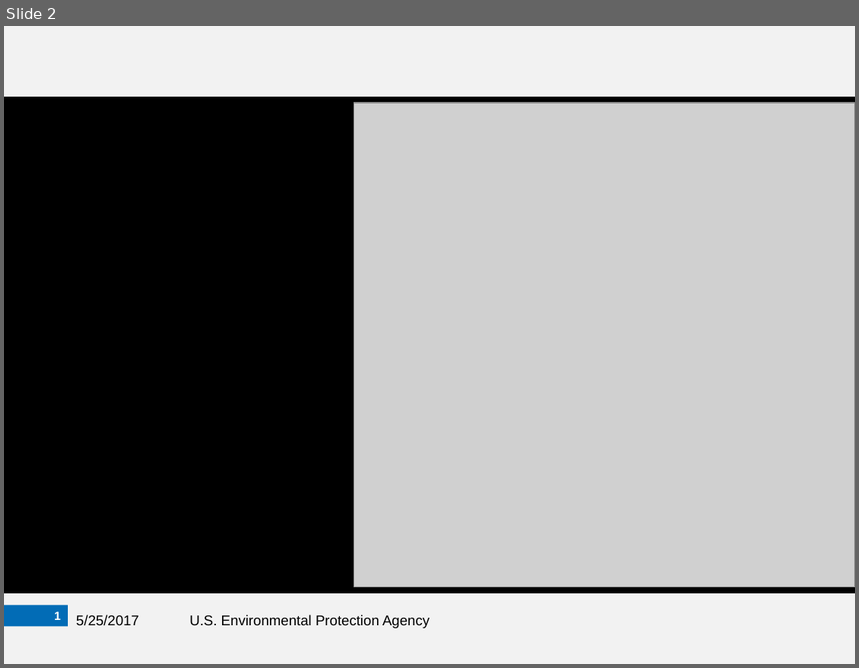
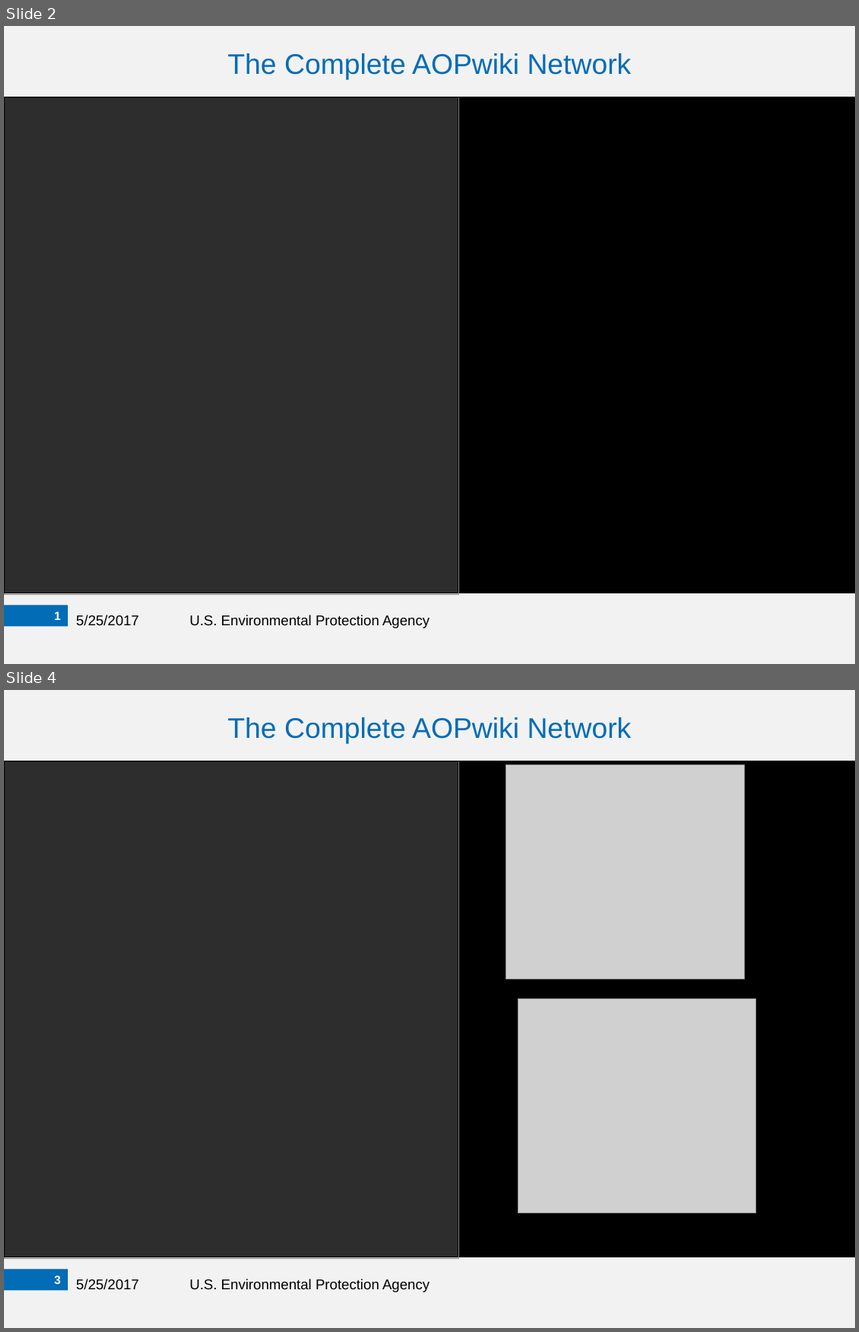
Before and after one commit to npollesch/AOPWiki, a slide deck: Presentations/AOPNA_EPA.pptx. Shown one above the other, each under a label of ours: slide 2 before the commit, slides 2 and 4 after it; the slides between them are not shown. The pictures are 859x668 and 859x1332 pixels, drawn with LibreOffice and Linux fonts; fonts in the diff are those of the drawing; grey boxes stand for pictures; background and template pictures are left out. Boxes give left, top, right and bottom in pixels: in the first picture for what was removed or moved away, otherwise in the second. Text is boxed around its words. In the diff, an @@ line names an element or a change of style, - is before the commit and + after.

```diff
--- a/Presentations/AOPNA_EPA.pptx
+++ b/Presentations/AOPNA_EPA.pptx
@@ slide 4 added at (x1=4, y1=690, x2=855, y2=1328), background #FFFFFF; not listed: 2 template elements that a slide beside it also shows @@
@@ text added at (x1=227, y1=717, x2=632, y2=744), 24 pt, text #026CB6 @@
+The Complete AOPwiki Network
@@ rectangle added at (x1=4, y1=761, x2=855, y2=1257), fill #000000, outline #000000 0.75 pt @@
@@ picture added at (x1=4, y1=761, x2=459, y2=1258) @@
@@ rectangle added at (x1=4, y1=761, x2=458, y2=1257), fill #000000 at 78% opacity, outline #000000 0.75 pt @@
@@ picture added at (x1=506, y1=765, x2=744, y2=980) @@
@@ picture added at (x1=518, y1=999, x2=756, y2=1214) @@
@@ page number added at (x1=54, y1=1276, x2=61, y2=1284), 10 pt, text #FFFFFF, bold @@
+3
@@ text added at (x1=76, y1=1279, x2=139, y2=1290), 12 pt, text #000000 @@
+5/25/2017
@@ text added at (x1=189, y1=1279, x2=430, y2=1293), 12 pt, text #000000 @@
+U.S. Environmental Protection Agency
@@ slide 2 changed as well @@
@@ text added at (x1=227, y1=53, x2=632, y2=80), 24 pt, text #026CB6 @@
+The Complete AOPwiki Network
@@ picture resized from (x1=354, y1=103, x2=855, y2=587) to (x1=4, y1=97, x2=459, y2=594) @@
@@ rectangle added at (x1=4, y1=97, x2=458, y2=593), fill #000000 at 78% opacity, outline #000000 0.75 pt @@
```
Also in this commit, not shown: 2 other slides changed, 5 other slides added, 43 other files.
